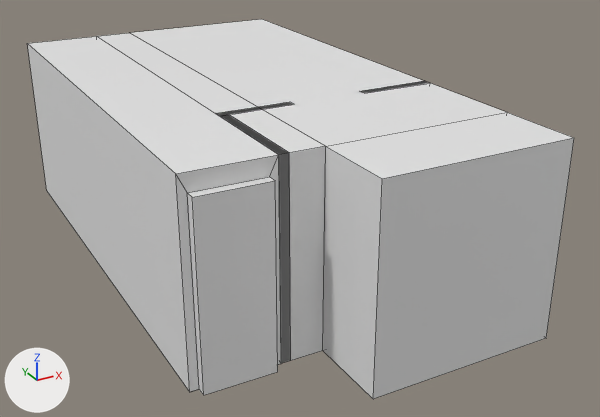
What one commit did to the Blender file art/Room.blend.
The view is the same before and after, from a 50 mm lens placed at (-4.55, -9.7, 5.37), pointed at (0.52, -0.49, 0.77). Every picture has the same lights, and +X, +Y and +Z are marked at lower left. Mesh edges are drawn as thin lines.
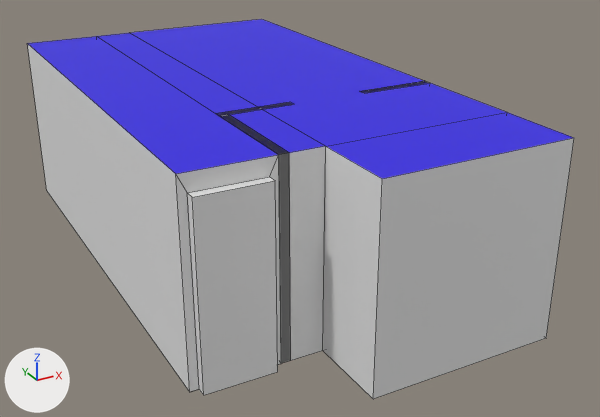
Pixel boxes (x1, y1, x2, y2) of what changed, in the pictures (600 x 417 px):
'Plane', recoloured (white to blue): (27, 19, 574, 182) in both

The change, as a diff of the scene's bpy script:
```diff
--- a/art/Room.blend.py
+++ b/art/Room.blend.py
@@ mat_floor @@
 mat_floor = principled_material('Floor')
-mat_floor.base_color = (0.8, 0.8, 0.8)  # white #e7e7e7
+mat_floor.base_color = (0.0273, 0.0072, 0.8)  # blue #2e14e7
```
